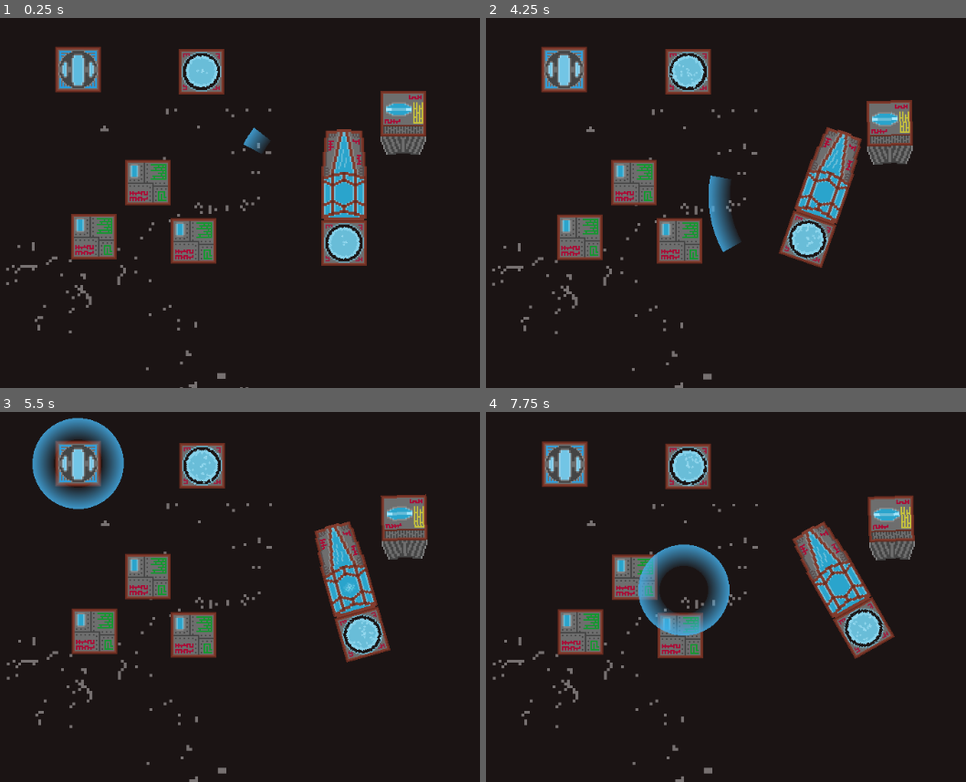
Above: before the commit, frames 1-4 (two rows, left to right).
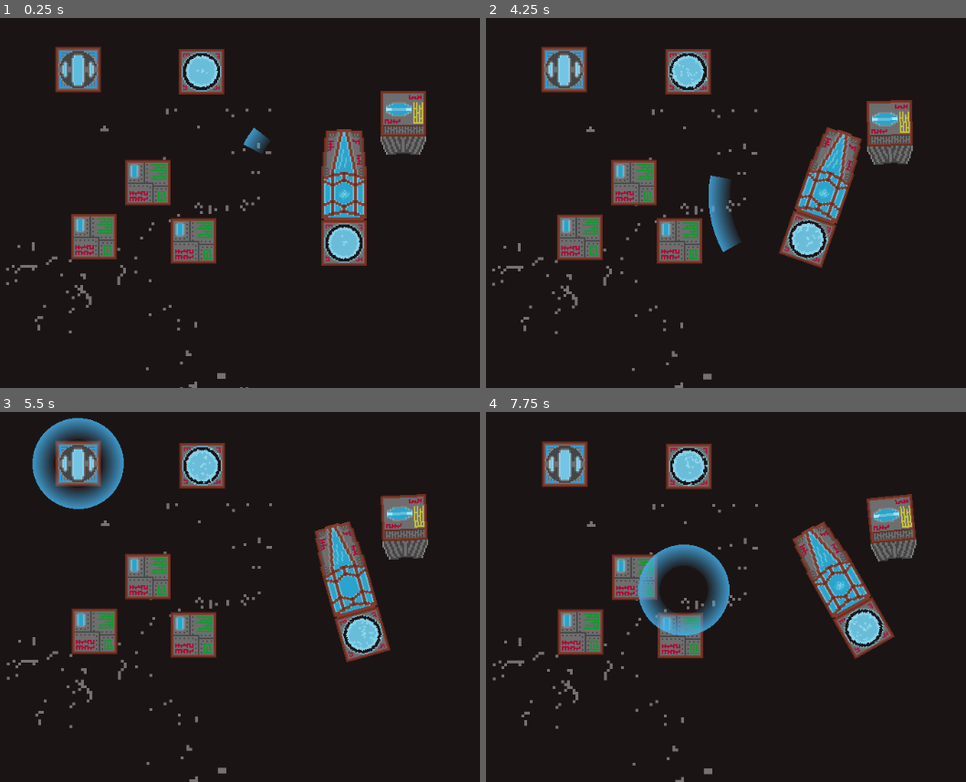
Above: after the commit, the same moments.

Repository: CiaranWoodward/LD45
Game: Godot game, scene res://Space.tscn
Same seed, same stepped clock (60 frames per second), same inputs: the game is played once before the commit and once after it.
Inputs (mouse positions are in pixels of both pictures, inside the frame that each line leads up to):
- Up to frame 1 (0.25 s): no input
- Up to frame 2 (4.25 s): hold D (rot_right) 0.53-1.28 s; hold Space (shoot) 0.53-1.28 s; click (831, 173) at 0.67 s; move the mouse to (562, 69) at 1.27 s; hold A (rot_left) 1.28-2.03 s; tap Tab (toggle_build) at 1.35, 2.85 s; click (562, 69) at 1.42 s; move the mouse to (889, 121) at 2.02 s; hold D (rot_right) 2.03-2.78 s; hold Space (shoot) 2.03-2.78 s; click (889, 121) at 2.17 s; move the mouse to (634, 180) at 2.77 s; hold W (thrust) 2.78-3.53 s; click (634, 180) at 2.92 s; move the mouse to (582, 236) at 3.52 s; hold A (rot_left) from 3.53 s (still down); hold Space (shoot) from 3.53 s (still down); click (582, 236) at 3.67 s
- Up to frame 3 (5.5 s): keep holding A (rot_left); move the mouse to (192, 634) at 4.27 s; release Space (shoot) at 4.28 s; tap Tab (toggle_build) at 4.35 s; click (192, 634) at 4.42 s; move the mouse to (76, 463) at 5.02 s; hold Space (shoot) from 5.03 s (still down); click (76, 463) at 5.17 s
- Up to frame 4 (7.75 s): move the mouse to (889, 526) at 5.77 s; release A (rot_left) at 5.78 s; release Space (shoot) at 5.78 s; hold D (rot_right) 5.78-6.53 s; tap Tab (toggle_build) at 5.85, 7.35 s; click (889, 526) at 5.92 s; move the mouse to (678, 634) at 6.52 s; hold W (thrust) 6.53-7.28 s; hold Space (shoot) 6.53-7.28 s; click (678, 634) at 6.67 s; move the mouse to (682, 589) at 7.27 s; hold D (rot_right) from 7.28 s (still down); click (682, 589) at 7.42 s

The runs differ from the first frame. In frame 1, less than 0.1% of the frame differs, in the area x 70-73%, y 46-49%; in frame 2, less than 0.1%; in frame 3, 0.2%; in frame 4, 1.2%, in the area x 1-90%, y 8-100%.

Commit message:
Loosen up the damping on free-floating modules

Diff:
--- a/Core.tscn
+++ b/Core.tscn
@@ -43,6 +43,8 @@
 
 [node name="Core" type="RigidBody2D"]
 gravity_scale = 0.0
+linear_damp = 0.05
+angular_damp = 0.01
 script = ExtResource( 1 )
 
 [node name="Background" type="Sprite" parent="."]
--- a/Gun.tscn
+++ b/Gun.tscn
@@ -14,6 +14,8 @@
 [node name="Gun" type="RigidBody2D"]
 input_pickable = true
 gravity_scale = 0.0
+linear_damp = 0.05
+angular_damp = 0.01
 script = ExtResource( 1 )
 
 [node name="GunBody" type="Sprite" parent="."]
--- a/Reactor.tscn
+++ b/Reactor.tscn
@@ -11,6 +11,8 @@
 [node name="Reactor" type="RigidBody2D"]
 input_pickable = true
 gravity_scale = 0.0
+linear_damp = 0.05
+angular_damp = 0.01
 script = ExtResource( 1 )
 
 [node name="Background" type="Sprite" parent="."]
--- a/Space.tscn
+++ b/Space.tscn
@@ -54,6 +54,7 @@
 scale = Vector2( 2, 2 )
 frames = SubResource( 2 )
 animation = "Breathing"
+frame = 4
 playing = true
 
 [node name="CollisionShape2D" type="CollisionShape2D" parent="PlayerCore"]
--- a/Storage.tscn
+++ b/Storage.tscn
@@ -9,6 +9,8 @@
 [node name="Storage" type="RigidBody2D"]
 input_pickable = true
 gravity_scale = 0.0
+linear_damp = 0.05
+angular_damp = 0.01
 script = ExtResource( 1 )
 
 [node name="StorageSprite" type="Sprite" parent="."]
--- a/Thruster.tscn
+++ b/Thruster.tscn
@@ -41,6 +41,8 @@
 [node name="Thruster" type="RigidBody2D"]
 input_pickable = true
 gravity_scale = 0.0
+linear_damp = 0.05
+angular_damp = 0.01
 script = ExtResource( 1 )
 rotational_power = 500.0
 
--- a/project.godot
+++ b/project.godot
@@ -57,6 +57,7 @@
 toggle_build={
 "deadzone": 0.5,
 "events": [ Object(InputEventKey,"resource_local_to_scene":false,"resource_name":"","device":0,"alt":false,"shift":false,"control":false,"meta":false,"command":false,"pressed":false,"scancode":16777218,"unicode":0,"echo":false,"script":null)
+, Object(InputEventKey,"resource_local_to_scene":false,"resource_name":"","device":0,"alt":false,"shift":false,"control":false,"meta":false,"command":false,"pressed":false,"scancode":16777240,"unicode":0,"echo":false,"script":null)
  ]
 }
 item_select={
@@ -65,6 +66,10 @@
  ]
 }
 
+[physics]
+
+2d/default_linear_damp=0.08
+
 [rendering]
 
 environment/default_clear_color=Color( 0.109804, 0.0823529, 0.0823529, 1 )
